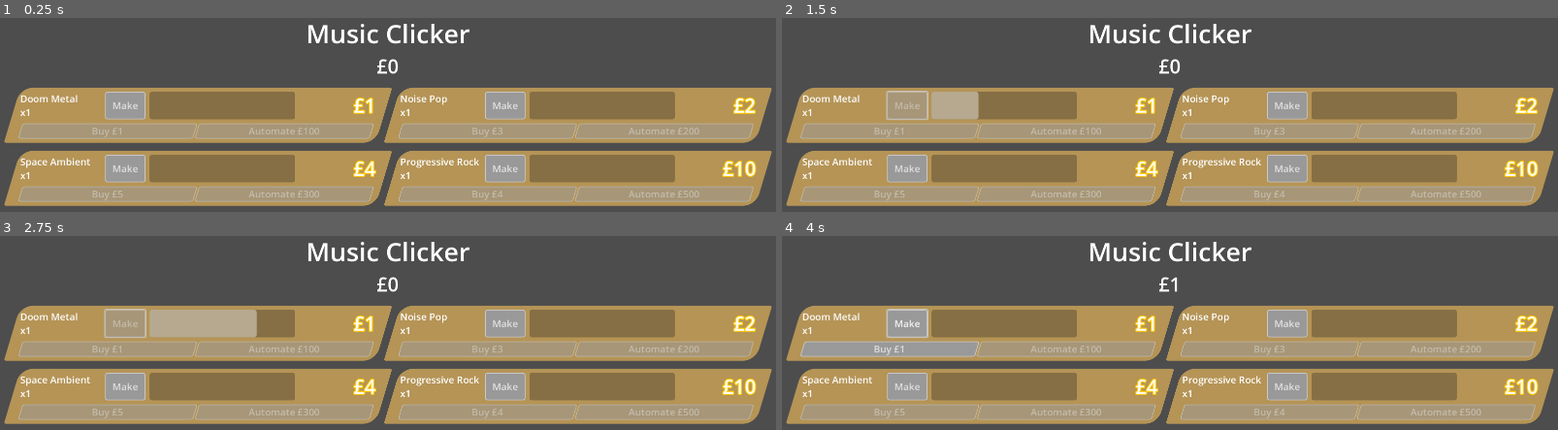
Above: before the commit, frames 1-4 (two rows, left to right).
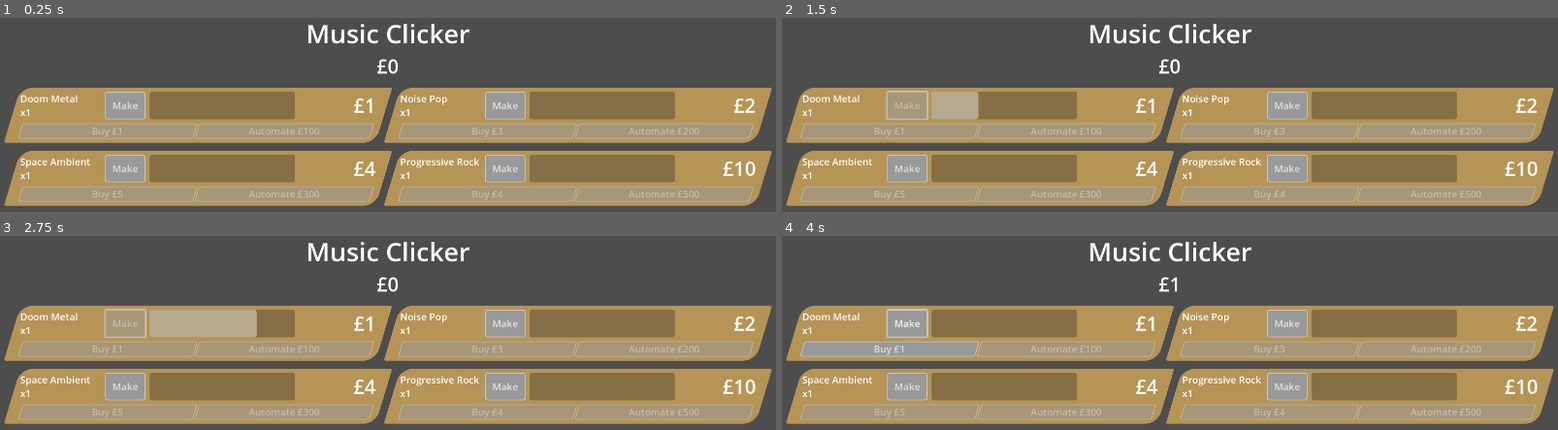
Above: after the commit, the same moments.

Repository: phrasmotica/music-clicker
Game: Godot game, scene res://game.tscn
Same seed, same stepped clock (60 frames per second), same inputs: the game is played once before the commit and once after it.
Inputs (mouse positions are in pixels of both pictures, inside the frame that each line leads up to):
- Up to frame 1 (0.25 s): no input
- Up to frame 2 (1.5 s): click "Make" at 0.5 s; tap Enter at 1.25 s; move the mouse to (1340, 204) at 1.27 s; hold D from 1.28 s (still down); hold Shift from 1.28 s (still down); click (1340, 204) at 1.42 s
- Up to frame 3 (2.75 s): release D at 2 s; release Shift at 2 s; drag from (outside the picture) to (outside the picture) at 2.02 s
- Up to frame 4 (4 s): move the mouse to (1247, 348) at 2.77 s; hold D 2.78-3.5 s; tap Z at 2.85 s; drag from (outside the picture) to (937, 377) at 3.52 s

The runs differ from the first frame. In frame 1, 0.5% of the frame differs, in the area x 45-98%, y 41-82%; in frame 2, 0.5%; in frame 3, 0.5%; in frame 4, 0.5%.

Commit message:
Highlight reward text when a new multiplier is achieved

Diff:
--- a/resources/product_doom_metal.tres
+++ b/resources/product_doom_metal.tres
@@ -11,7 +11,7 @@
 multipliers = Dictionary[int, float]({
 10: 2.0,
 20: 2.0,
-30: 5.0
+30: 2.0
 })
 base_time_seconds = 3.0
 cost_curve = 1
--- a/resources/product_noise_pop.tres
+++ b/resources/product_noise_pop.tres
@@ -8,7 +8,10 @@
 product_name = "Noise Pop"
 base_reward = 2
 base_cost = 3
-multipliers = Dictionary[int, float]({})
+multipliers = Dictionary[int, float]({
+20: 2.0,
+40: 4.0
+})
 base_time_seconds = 6.0
 cost_curve = 0
 automate_cost = 200
--- a/resources/product_progressive_rock.tres
+++ b/resources/product_progressive_rock.tres
@@ -8,7 +8,11 @@
 product_name = "Progressive Rock"
 base_reward = 10
 base_cost = 4
-multipliers = Dictionary[int, float]({})
+multipliers = Dictionary[int, float]({
+5: 1.2,
+10: 1.2,
+15: 1.2
+})
 base_time_seconds = 15.0
 cost_curve = 2
 automate_cost = 500
--- a/resources/product_space_ambient.tres
+++ b/resources/product_space_ambient.tres
@@ -8,7 +8,11 @@
 product_name = "Space Ambient"
 base_reward = 4
 base_cost = 5
-multipliers = Dictionary[int, float]({})
+multipliers = Dictionary[int, float]({
+10: 2.0,
+20: 2.0,
+30: 3.0
+})
 base_time_seconds = 9.0
 cost_curve = 0
 automate_cost = 300
--- a/scenes/product_meter.tscn
+++ b/scenes/product_meter.tscn
@@ -1,16 +1,8 @@
-[gd_scene load_steps=5 format=3 uid="uid://bvhhta3af1hts"]
+[gd_scene load_steps=4 format=3 uid="uid://bvhhta3af1hts"]
 
 [ext_resource type="Theme" uid="uid://dkomyb52bvbhj" path="res://ui_theme.tres" id="1_ygrlx"]
 [ext_resource type="Script" uid="uid://bi4d6ylh4sgrp" path="res://scripts/product_meter.gd" id="1_ynjkp"]
-[ext_resource type="Shader" uid="uid://d023wmok0gahg" path="res://shaders/text_outline_sweep_h.gdshader" id="3_yex1k"]
-
-[sub_resource type="ShaderMaterial" id="ShaderMaterial_n2ble"]
-shader = ExtResource("3_yex1k")
-shader_parameter/rect_size = Vector2(52, 65)
-shader_parameter/outline_colour = Color(1, 0.784314, 0, 1)
-shader_parameter/tolerance = 0.804
-shader_parameter/cursor_pos = 0.0
-shader_parameter/steepness = 1.0
+[ext_resource type="PackedScene" uid="uid://c4chg6lkm2hr7" path="res://scenes/highlightable_text.tscn" id="3_yex1k"]
 
 [node name="ProductMeter" type="PanelContainer"]
 offset_right = 860.0
@@ -78,16 +70,11 @@
 layout_mode = 2
 size_flags_horizontal = 3
 
-[node name="RewardLabel" type="Label" parent="MarginContainer/VBoxContainer/ProductionControls/HBoxContainer"]
+[node name="RewardLabel" parent="MarginContainer/VBoxContainer/ProductionControls/HBoxContainer" instance=ExtResource("3_yex1k")]
 unique_name_in_owner = true
-material = SubResource("ShaderMaterial_n2ble")
 layout_mode = 2
-size_flags_horizontal = 0
-theme_override_colors/font_outline_color = Color(1, 0.784314, 0, 1)
-theme_override_constants/outline_size = 10
-theme_override_font_sizes/font_size = 48
 text = "£0"
-horizontal_alignment = 2
+duration = 0.5
 
 [node name="UpgradeButtons" type="HBoxContainer" parent="MarginContainer/VBoxContainer"]
 layout_mode = 2
--- a/scripts/product_meter.gd
+++ b/scripts/product_meter.gd
@@ -21,9 +21,15 @@
 @export
 var mult: float = 1.0:
 	set(value):
+		var old := mult
+		var new := maxf(value, 0.0)
+
 		mult = maxf(value, 0.0)
 
 		_refresh()
+
+		if not Engine.is_editor_hint() and old != new and reward_label:
+			reward_label.do_highlight()
 
 @export
 var is_automated := false
@@ -41,7 +47,7 @@
 var progress_bar: ProgressBar = %ProgressBar
 
 @onready
-var reward_label: Label = %RewardLabel
+var reward_label: HighlightableText = %RewardLabel
 
 @onready
 var buy_button: Button = %BuyButton
